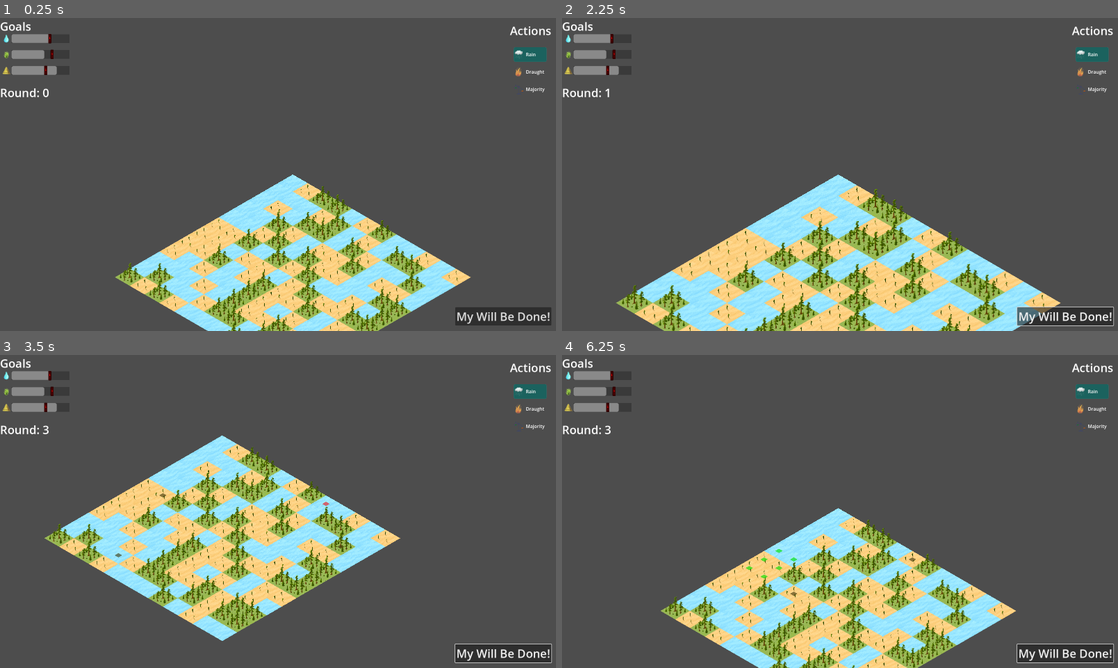
Above: before the commit, frames 1-4 (two rows, left to right).
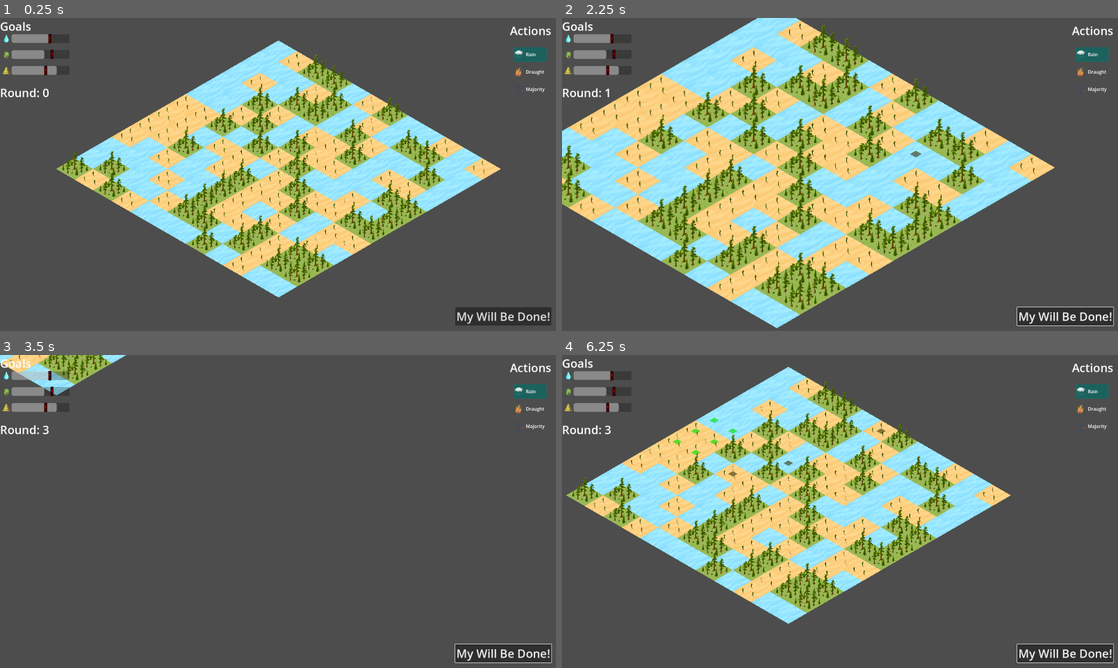
Above: after the commit, the same moments.

Repository: matouseek/game_jam_24
Game: Godot game, scene res://scenes/game.tscn
Two runs of this game, one before a commit and one after it. Both use one fixed random seed, a clock stepped at 60 frames per second and the inputs below. The engine's default icon, where the game draws it, is replaced by a stand-in: a white triangle on a blue panel in a dark square.
Inputs (mouse positions are in pixels of both pictures, inside the frame that each line leads up to):
- Up to frame 1 (0.25 s): no input
- Up to frame 2 (2.25 s): click "My Will Be Done!" at 0.5 s; click "My Will Be Done!" at 1.25 s; tap Enter at 2 s; move the mouse to (962, 158) at 2.02 s; hold D (right) from 2.03 s (still down); hold Mouse wheel up (zoom_in) from 2.03 s (still down)
- Up to frame 3 (3.5 s): tap Mouse wheel down (zoom_out) at 2.3, 2.85 s; move the mouse to (166, 527) at 2.77 s; release D (right) at 2.78 s; release Mouse wheel up (zoom_in) at 2.78 s; hold S (down) from 2.78 s (still down); tap Mouse wheel up (zoom_in) at 3.05 s
- Up to frame 4 (6.25 s): move the mouse to (895, 442) at 3.52 s; release S (down) at 3.53 s; press the mouse at (895, 442) at 3.53 s; hold D (right) 3.53-4.28 s; tap Mouse wheel down (zoom_out) at 3.8 s; move the mouse to (812, 574) at 4.27 s; release the mouse at (812, 574) at 4.28 s; hold W (up) 4.28-5.03 s; tap Mouse wheel up (zoom_in) at 4.35, 5.85 s; move the mouse to (1006, 558) at 5.02 s; hold Mouse wheel down (zoom_out) 5.03-5.78 s; hold A (left) from 5.03 s (still down); move the mouse to (673, 464) at 5.77 s

The runs differ from the first frame. In frame 1, 43% of the frame differs, in the area x 10-90%, y 7-100%; in frame 2, 59%, in the area x 0-90%, y 0-100%; in frame 3, 23%; in frame 4, 44%.

Commit message:
Camera movin' and zoomin' polished

Diff:
--- a/scenes/game.tscn
+++ b/scenes/game.tscn
@@ -8,10 +8,9 @@
 script = ExtResource("1_bggsq")
 
 [node name="Environment" parent="." instance=ExtResource("2_p43xb")]
-position = Vector2(1814, 460)
-scale = Vector2(0.2, 0.2)
 
 [node name="Camera2D" type="Camera2D" parent="Environment"]
+position = Vector2(500, 3700)
 scale = Vector2(5, 5)
 
 [node name="Timer" type="Timer" parent="."]
--- a/scripts/game_manager.gd
+++ b/scripts/game_manager.gd
@@ -6,22 +6,32 @@
 const MAX_ROUNDS : int = 10
 var round_num : int = 0
 const ZOOM_COEF = 1.25
-const CAM_SPEED = 3500
+const CAM_SPEED = 2200
+
+const ZOOM_FACTOR_MAX = 4
+const ZOOM_FACTOR_MIN = 0.125
+
+var zoom_factor = 0.25
+@onready var camera = $Environment/Camera2D
 
 func _ready() -> void:
 	HUD.do_will.connect(_on_will_done)
+	camera.zoom = Vector2(zoom_factor,zoom_factor)
 
 func _input(event: InputEvent) -> void:
 	if (event.is_action_pressed("zoom_in")):
-		$Environment/Camera2D.zoom *= ZOOM_COEF
+		zoom_factor = min(zoom_factor*ZOOM_COEF,ZOOM_FACTOR_MAX)
+		camera.zoom = Vector2(zoom_factor,zoom_factor)
+
 	if (event.is_action_pressed("zoom_out")):
-		$Environment/Camera2D.zoom /= ZOOM_COEF
+		zoom_factor = max(zoom_factor/ZOOM_COEF,ZOOM_FACTOR_MIN)
+		camera.zoom = Vector2(zoom_factor,zoom_factor)
 
 func _process(delta: float) -> void:
 	var dir = Vector2(Input.get_action_strength("right")-Input.get_action_strength("left"),
 	Input.get_action_strength("down")-Input.get_action_strength("up"))
 	dir = dir.normalized()
-	$Environment/Camera2D.position += (dir*(CAM_SPEED*delta)/$Environment/Camera2D.zoom)
+	camera.position += (CAM_SPEED/zoom_factor)*delta*dir
 
 
 func _on_will_done() -> void:
